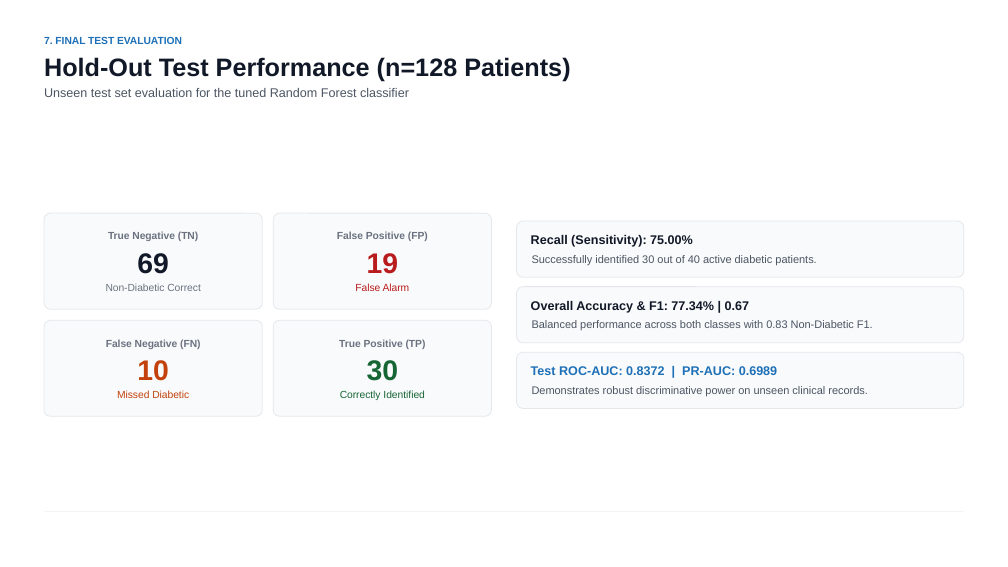
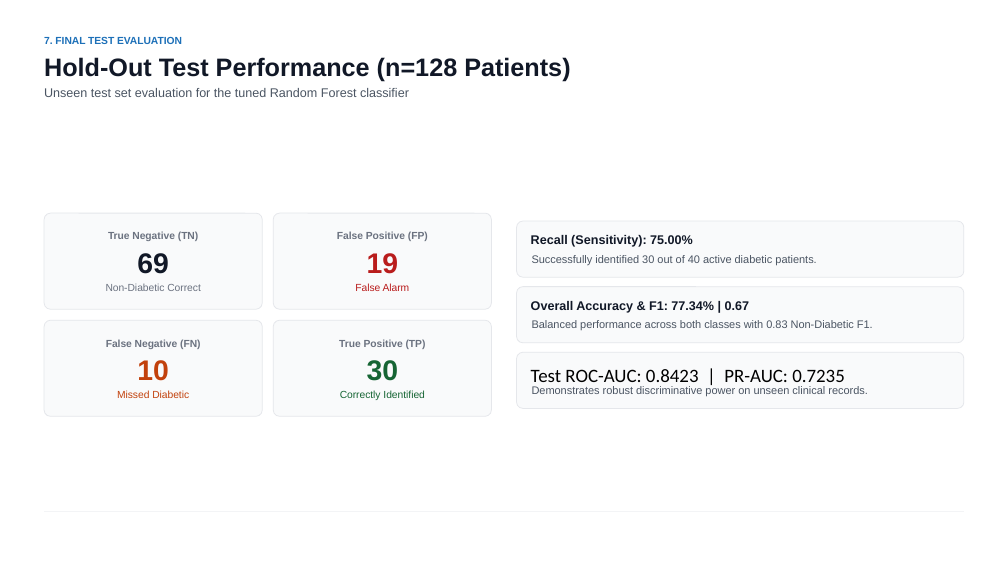
Before and after one commit to jeelgoti115-arch/Diabetes-Risk-Prediction, a slide deck: slide 8 of Diabetes_Risk_Prediction_PPT.pptx. Drawn at 1008x567 pixels with LibreOffice and Linux fonts; fonts in the diff are those of the drawing. Boxes give left, top, right and bottom in pixels: in the first picture for what was removed or moved away, otherwise in the second. Text is boxed around its words. In the diff, an @@ line names an element or a change of style, - is before the commit and + after.

```diff
--- a/Diabetes_Risk_Prediction_PPT.pptx
+++ b/Diabetes_Risk_Prediction_PPT.pptx
@@ text at (531, 369, 845, 387): text changed; size 12 to 18 pt; font Arial to Calibri; text colour #1D70B8 to #000000; bold off @@
-Test ROC-AUC: 0.8372 | PR-AUC: 0.6989
+Test ROC-AUC: 0.8423 | PR-AUC: 0.7235
```
Also in this commit, not shown: 3 other slides changed, 1 other file.
